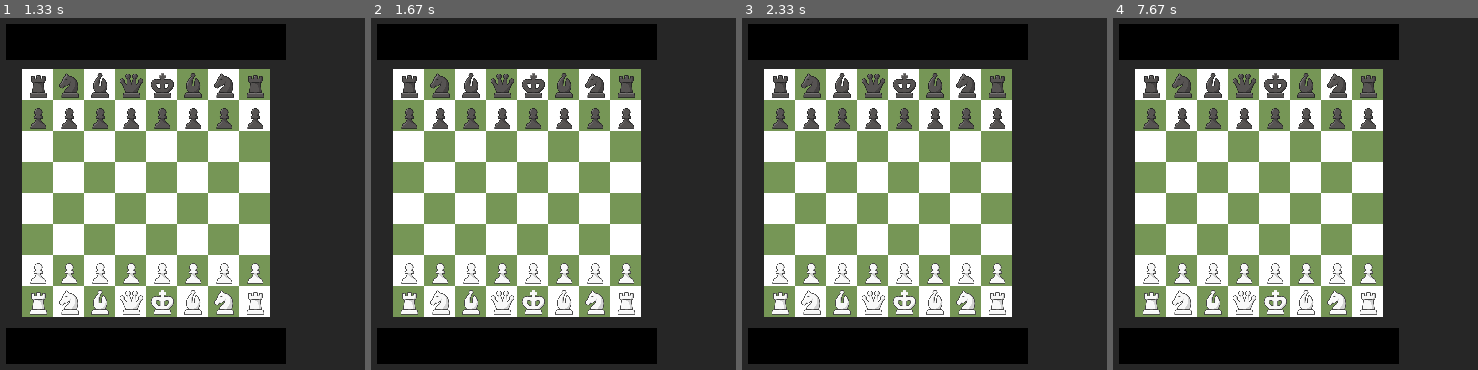
Above: before the commit, frames 1-4 (left to right).
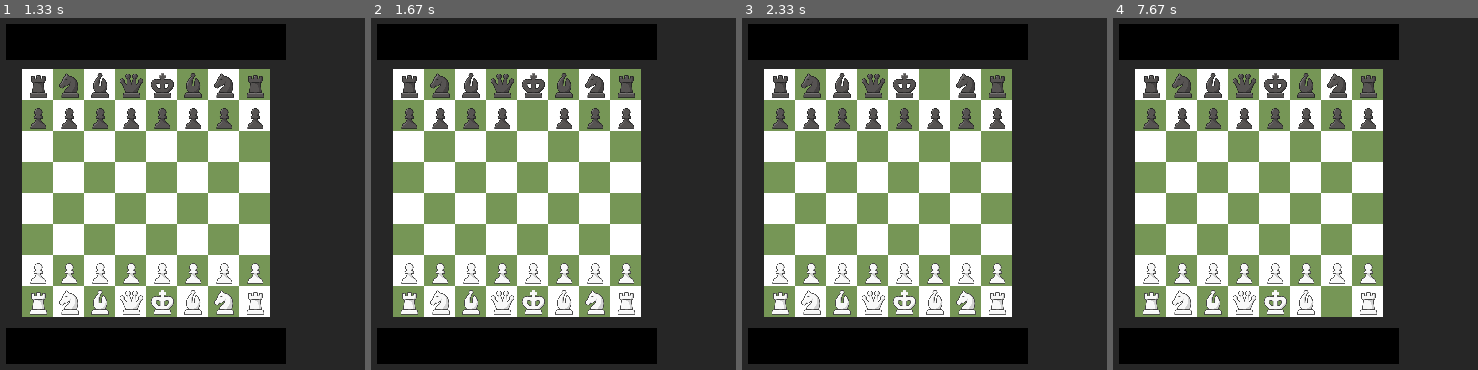
Above: after the commit, the same moments.

Repository: ElliotBDC/Project---1---Chess
Game: pygame game, started from main.py
Two runs of this game, one before a commit and one after it. Both use one fixed random seed, a clock stepped at 60 frames per second and the inputs below.
Inputs (mouse positions are in pixels of both pictures, inside the frame that each line leads up to):
- Up to frame 1 (1.33 s): press the mouse at (313, 218) at 0.37 s; move the mouse to (233, 208) at 0.47 s; release the mouse at (156, 197) at 0.6 s; click (160, 123) at 1.22 s
- Up to frame 2 (1.67 s): press the mouse at (531, 123) at 1.53 s; move the mouse to (688, 186) at 1.63 s
- Up to frame 3 (2.33 s): release the mouse at (outside the picture) at 1.77 s; click (950, 77) at 1.88 s; press the mouse at (950, 77) at 2.2 s; move the mouse to (1066, 102) at 2.3 s
- Up to frame 4 (7.67 s): release the mouse at (outside the picture) at 2.43 s; click (1237, 123) at 2.55 s; click (1273, 257) at 2.88 s; click (1328, 299) at 3.22 s; press the mouse at (1328, 299) at 7.37 s; move the mouse to (1328, 313) at 7.47 s; release the mouse at (1335, 331) at 7.6 s

Frame 1 is identical in both runs. In frame 2, 0.2% of the frame differs, in the area x 42-47%, y 25-32%; in frame 3, 0.2%; in frame 4, 0.3%, in the area x 58-65%, y 77-85%.

Commit message:
Update main.py
Line 111: Trouble with rows/columns

Diff:
--- a/main.py
+++ b/main.py
@@ -69,6 +69,7 @@
     board_height = current_size[1]*0.7
     board_width = board_height
     box_dimen = (current_size[1]*0.7) // 8
+    move = 0
     board = [
     ['br', 'bn', 'bb', 'bq', 'bk', 'bb', 'bn', 'br'],
     ['bp', 'bp', 'bp', 'bp', 'bp', 'bp', 'bp', 'bp'],
@@ -94,16 +95,43 @@
         for i in range(0, 8):
             for j in range(0, 8):
                 pygame.draw.rect(screen, GREEN if ((i+1) % 2 == 0 and (j+1) % 2 != 0) or ((i+1) % 2 != 0 and (j+1)%2==0) else WHITE,
-                                (current_size[0]*0.05+(i*self.box_dimen), 0.15*current_size[1]+(j*self.box_dimen), self.box_dimen, self.box_dimen))
+                            (current_size[0]*0.05+(i*self.box_dimen), 0.15*current_size[1]+(j*self.box_dimen), self.box_dimen, self.box_dimen))
         for y in range(0, 8):
             for x in range(0, 8):
                 for piece in images:
                     if piece[0] == self.board[y][x]:
-                        new_piece = pygame.transform.scale(piece[1], ((current_size[1]*0.7)/8.3, (current_size[1]*0.7)/8.3))
-                        piece_rect = new_piece.get_rect()
-                        piece_rect.center = (current_size[0]*0.05+(x*self.box_dimen)+(0.5*self.box_dimen), 0.15*current_size[1]+(y*self.box_dimen)+(0.5*self.box_dimen))
-                        screen.blit(new_piece, piece_rect)
-
+                        if y == piece_held[0] and x == piece_held[1]:
+                            ...
+                        else:
+                            new_piece = pygame.transform.scale(piece[1], ((current_size[1]*0.7)/8.3, (current_size[1]*0.7)/8.3))
+                            piece_rect = new_piece.get_rect()
+                            piece_rect.center = (current_size[0]*0.05+(x*self.box_dimen)+(0.5*self.box_dimen), 0.15*current_size[1]+(y*self.box_dimen)+(0.5*self.box_dimen))
+                            screen.blit(new_piece, piece_rect)
+
+    def isValidMove(self, piece, piece_pos, end_pos):
+        ### TODO
+        if piece[1] == "p":
+            print("1")
+            if piece[0] == "w":
+                print("2")
+                print(end_pos, piece_pos)
+                if end_pos[0] == piece_pos[0]:
+                    print("3")
+                    if end_pos[1] - piece_pos[1] == 1:
+                        print("4")
+                        return True
+            else:
+                if end_pos[0] == piece_pos[0]:
+                    if end_pos[1] - piece_pos[1] == 1:
+                        return True
+        if piece[1] == "b":
+            ...
+        if piece[1] == "n":
+            ...
+        if piece[1] == "r":
+            ...
+        if piece[1] == "k":
+            ...
 
 
 def hex_to_rgb(hex_color):
@@ -132,6 +160,7 @@
 
 hold_click = False
 piece_lock = False
+piece_held = (9, 9, 'nn')
 
 board = Board()
 while not done:
@@ -166,8 +195,18 @@
                     hold_click = True
         elif event.type == pygame.MOUSEBUTTONUP:
             if hold_click == True:
+                if piece_lock == True:
+                    if board.board_x+board.board_width > mouse_pos[0] > board.board_x and board.board_y < mouse_pos[1] < board.board_y+board.board_height:
+                        if (piece_held[2][0] == "w" and board.move % 2 == 0) or (piece_held[2][0] == "b" and board.move % 2 != 0):
+                            column_clicked = int((mouse_pos[0]-board.board_x) // board.box_dimen)
+                            row_clicked = int((mouse_pos[1]-board.board_y) // board.box_dimen)
+                            if board.isValidMove(piece_held[2], [piece_held[0], piece_held[1]], [row_clicked, column_clicked]) == True:
+                                board.board[piece_held[0]][piece_held[1]] = ""
+                                board.board[row_clicked][column_clicked] = piece_held[2]
+                                board.move = board.move + 1
                 hold_click = False
                 piece_lock = False
+                piece_held = (9, 9, 'nn')
 
     screen.fill(BACKGROUND_COLOUR_1)
     if current_state == HOME_SCREEN:
@@ -180,8 +219,8 @@
         pygame.draw.rect(screen, BLACK, (board.board_x-current_size[0]*0.025, current_size[1]*0.87, (current_size[1]*0.7)//8*8+current_size[0]*0.05, current_size[1]*0.1))
         if hold_click == True:
             mouse_pos = pygame.mouse.get_pos()
-            row_clicked = int((mouse_pos[0]-board.board_x) // board.box_dimen)
-            column_clicked = int((mouse_pos[1]-board.board_y) // board.box_dimen)
+            column_clicked = int((mouse_pos[0]-board.board_x) // board.box_dimen)
+            row_clicked = int((mouse_pos[1]-board.board_y) // board.box_dimen)
             if (board.board_x+board.board_width > mouse_pos[0] > board.board_x and board.board_y < mouse_pos[1] < board.board_y+board.board_height) == False and hold_click == True:
                     hold_click = False
                     piece_lock = False
@@ -194,19 +233,21 @@
                 screen.blit(type_piece, piece_rect)
             else:
                 try:
-                    if board.board[column_clicked][row_clicked] != "":
+                    if board.board[row_clicked][column_clicked] != "":
                         for piece in images:
-                            if piece[0] == board.board[column_clicked][row_clicked]:
+                            if piece[0] == board.board[row_clicked][column_clicked]:
                                 new_piece = pygame.transform.scale(piece[1], ((current_size[1]*0.7)/7.0, (current_size[1]*0.7)/7.0))
                                 piece_rect = new_piece.get_rect()
                                 piece_rect.center = (mouse_pos[0], mouse_pos[1])
                                 screen.blit(new_piece, piece_rect)
+                                piece_held = (row_clicked, column_clicked, piece[0])
                                 piece_lock = True
                                 type_piece = piece[1]
                 except Exception as e:
                     ...
 
+
             print(row_clicked, column_clicked)
     pygame.display.flip()
-    clock.tick(30)
+    clock.tick(60)
 pygame.quit()
